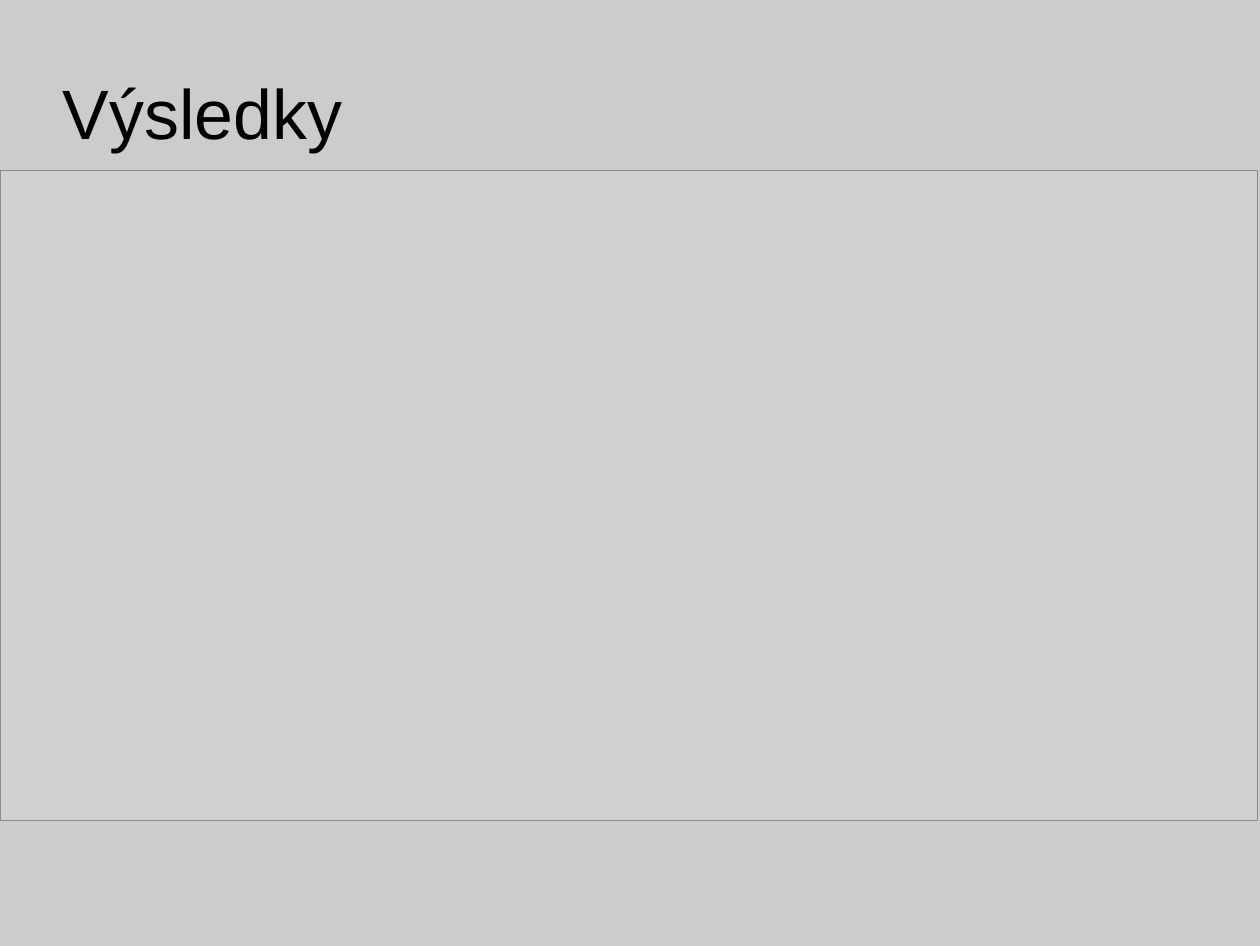
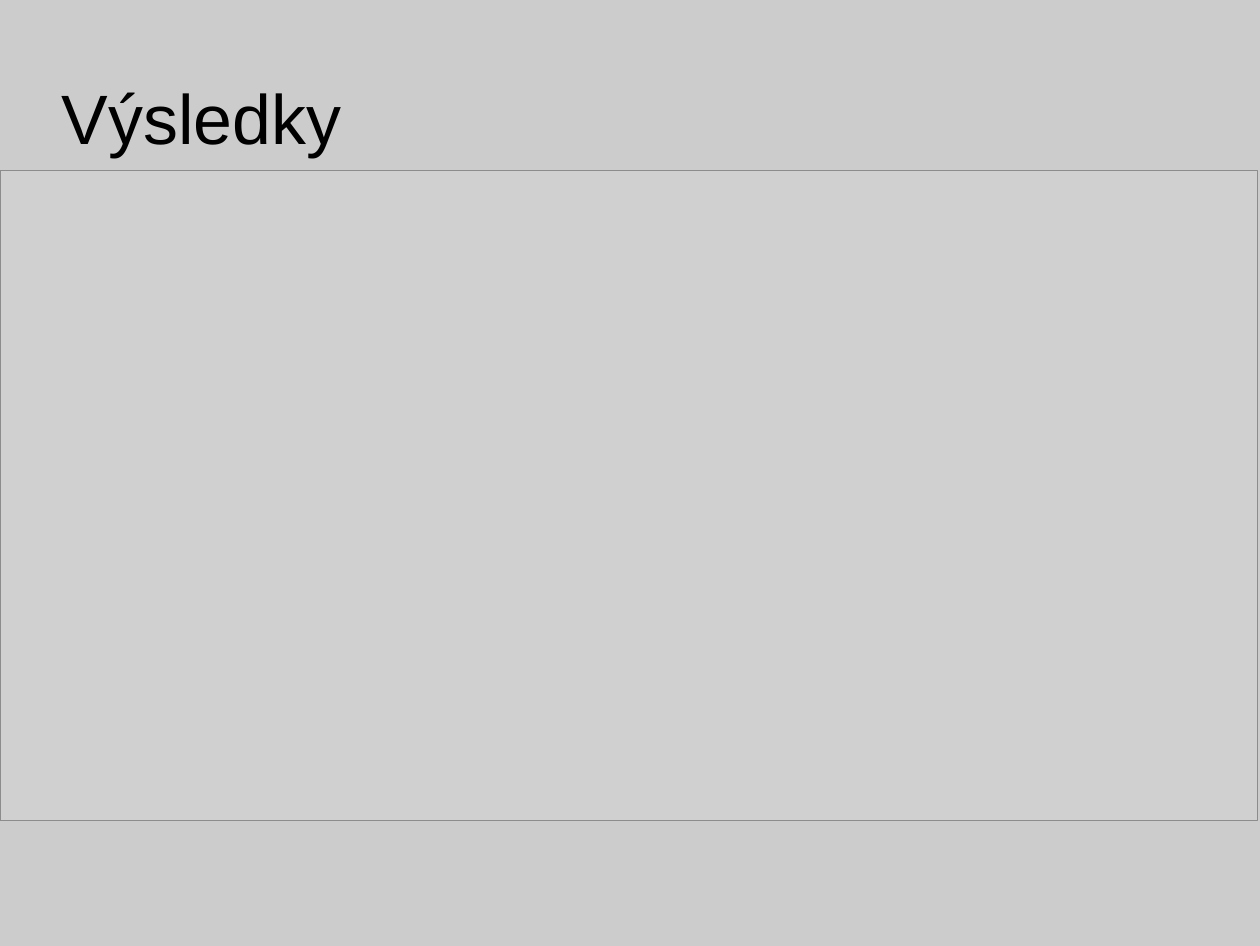
Before and after one commit to PeterUherek/objavovanie, a slide deck: slide 7 of prezentacia.pptx. Drawn at 1260x946 pixels with LibreOffice and Linux fonts; fonts in the diff are those of the drawing; grey boxes stand for pictures. Boxes give left, top, right and bottom in pixels: in the first picture for what was removed or moved away, otherwise in the second. Text is boxed around its words. In the diff, an @@ line names an element or a change of style, - is before the commit and + after.

```diff
--- a/prezentacia.pptx
+++ b/prezentacia.pptx
@@ title "Výsledky": place and size @@
-title "Výsledky" at [63,87,342,152]
+title "Výsledky" at [62,92,341,157]
```
Also in this commit, not shown: 4 other slides changed, 2 other files.
